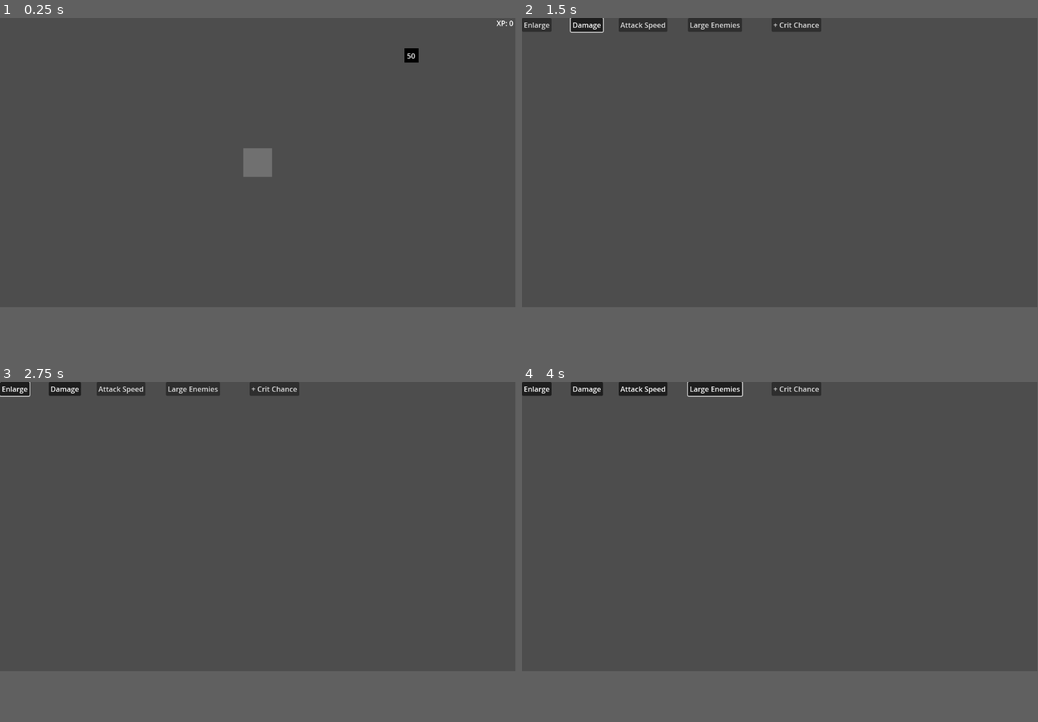
Above: before the commit, frames 1-4 (two rows, left to right).
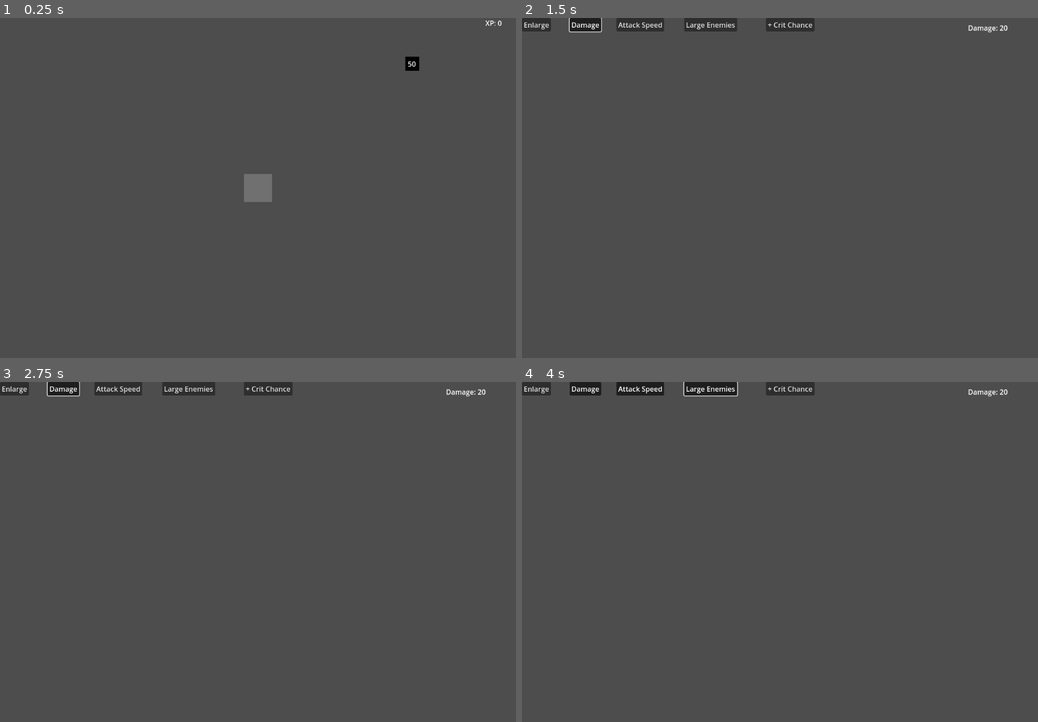
Above: after the commit, the same moments.

Repository: mihai-molnar/clicker-game
Game: Godot game, scene res://scenes/game.tscn
Two runs of this game, one before a commit and one after it. Both use one fixed random seed, a clock stepped at 60 frames per second and the inputs below.
Inputs (mouse positions are in pixels of both pictures, inside the frame that each line leads up to):
- Up to frame 1 (0.25 s): no input
- Up to frame 2 (1.5 s): move the mouse to (893, 147) at 0.52 s; tap C (Shop) at 0.6, 0.77, 1.07 s; click "Damage" at 1.25 s
- Up to frame 3 (2.75 s): click "Enlarge" at 2 s
- Up to frame 4 (4 s): click "Attack Speed" at 2.75 s; click "Large Enemies" at 3.5 s
The window is 799x449 before the commit and 800x528 after it. Grey fills any space a smaller window leaves; there, only what the larger window draws over its background counts as a difference.

The runs differ from the first frame. In frame 1, 1.0% of the frame differs, in the area x 47-100%, y 0-55%; in frame 2, 0.7%; in frame 3, 0.7%; in frame 4, 0.7%.

Commit message:
Removed mouse cursor while game is on and not in shop, added shop labels WIP

Diff:
--- a/project.godot
+++ b/project.godot
@@ -19,6 +19,11 @@
 
 Global="*res://Global.gd"
 
+[display]
+
+window/size/viewport_width=1180
+window/size/viewport_height=780
+
 [input]
 
 Shop={
--- a/scenes/game.gd
+++ b/scenes/game.gd
@@ -3,6 +3,7 @@
 var small_enemy_scene = preload("res://scenes/enemy.tscn")
 
 func _ready():
+	Input.mouse_mode = Input.MOUSE_MODE_HIDDEN
 	spawn_enemy("sm")
 
 func _process(_delta):
--- a/scenes/player.gd
+++ b/scenes/player.gd
@@ -22,7 +22,6 @@
 	var crit = 1
 	if rand <= Global.crit_chance:
 		crit = 2
-	print("crit", crit, " chance ", Global.crit_chance)
 	if enemies.is_empty():
 		return
 	for enemy in enemies:
--- a/scenes/shop.gd
+++ b/scenes/shop.gd
@@ -1,4 +1,8 @@
 extends Control
+
+func _ready():
+	Input.mouse_mode = Input.MOUSE_MODE_VISIBLE
+	$Stats/DamageStatLabel.text = "Damage: " + str(Global.damage)
 
 func _process(_delta):
 	if Input.is_action_just_pressed("Shop"):
@@ -6,6 +10,7 @@
 
 func _on_damage_toggled(_toggled_on):
 	Global.damage += 10
+	$Stats/DamageStatLabel.text = "Damage: " + str(Global.damage)
 
 func _on_attack_speed_toggled(_toggled_on):
 	Global.attack_speed = 0.8
--- a/scenes/shop.tscn
+++ b/scenes/shop.tscn
@@ -50,6 +50,27 @@
 toggle_mode = true
 text = "+ Crit Chance"
 
+[node name="Stats" type="Control" parent="."]
+anchors_preset = 0
+offset_right = 40.0
+offset_bottom = 40.0
+
+[node name="DamageStatLabel" type="Label" parent="Stats"]
+layout_mode = 1
+anchors_preset = 11
+anchor_left = 1.0
+anchor_right = 1.0
+anchor_bottom = 1.0
+offset_left = 980.0
+offset_top = 11.0
+offset_right = 1117.0
+offset_bottom = 46.0
+grow_horizontal = 0
+grow_vertical = 2
+text = "Dmg: 100
+Crit Chance: 0
+Attack Speed: 100"
+
 [connection signal="toggled" from="Size" to="." method="_on_size_toggled"]
 [connection signal="toggled" from="Damage" to="." method="_on_damage_toggled"]
 [connection signal="toggled" from="AttackSpeed" to="." method="_on_attack_speed_toggled"]
